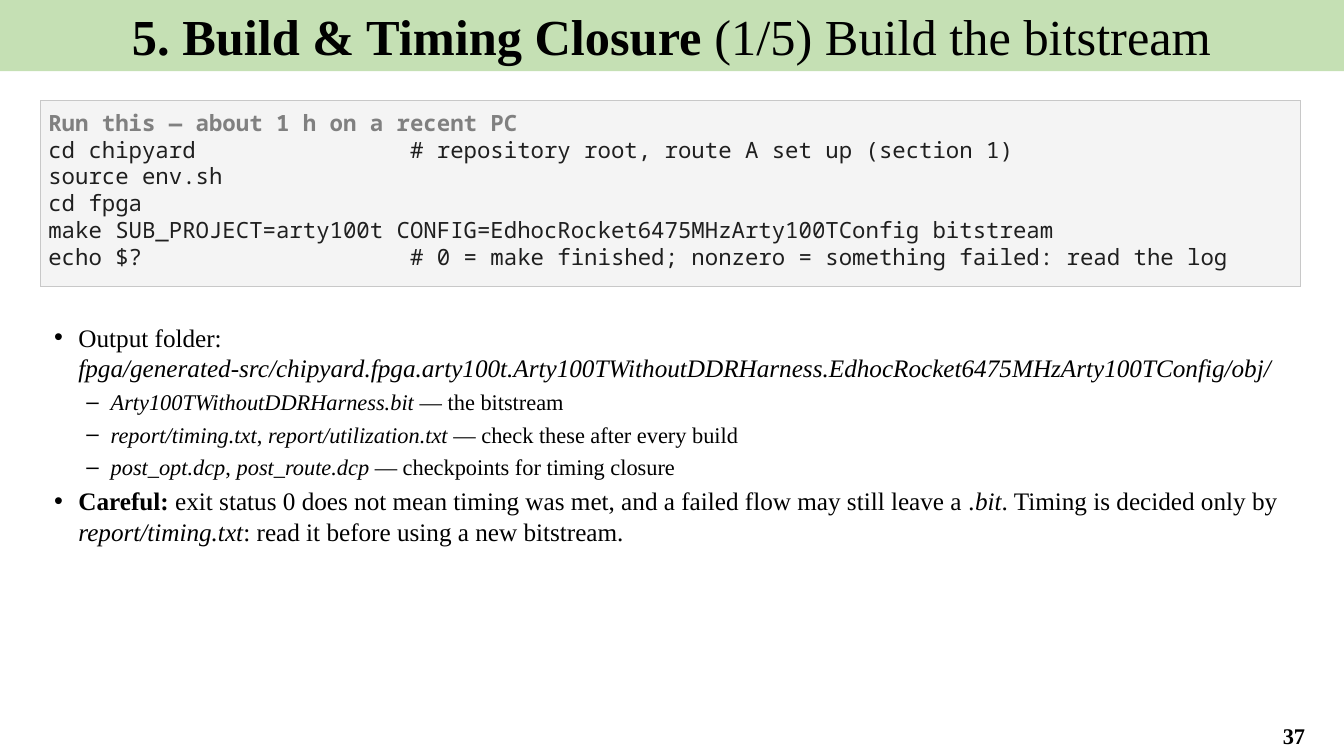
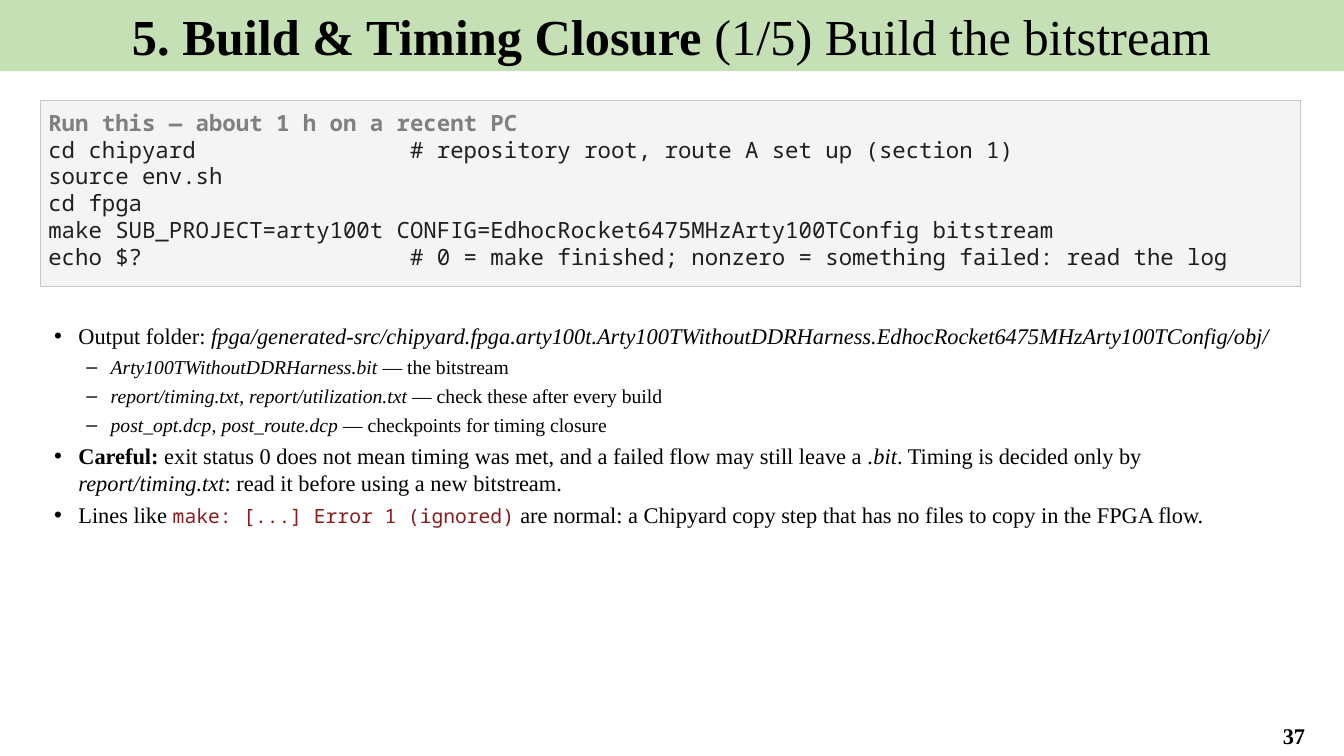
Before and after one commit to Khaiduy/chipyard-edhoc, a slide deck: slide 37 of fpga/sw/export/docs/slides/01_EDHOC_SoC_on_Arty_A7-100T.pptx. Drawn at 1344x756 pixels with LibreOffice and Linux fonts; fonts in the diff are those of the drawing. Boxes give left, top, right and bottom in pixels: in the first picture for what was removed or moved away, otherwise in the second. Text is boxed around its words. In the diff, an @@ line names an element or a change of style, - is before the commit and + after.

```diff
--- a/fpga/sw/export/docs/slides/01_EDHOC_SoC_on_Arty_A7-100T.pptx
+++ b/fpga/sw/export/docs/slides/01_EDHOC_SoC_on_Arty_A7-100T.pptx
@@ text at [78,328,1268,496]: size 18 to 16 pt in "Output folder: fpga/generated-src/chipyard.fpga.arty100t.Art ...", "Careful: exit status 0 does not mean ..."; size 16 to 14 pt in "Arty100TWithoutDDRHarness.bit — the bitstream", "report/timing.txt, report/utilization.txt — check these afte ...", "post_opt.dcp, post_route.dcp — checkpoints for timing closur ..." @@
@@ text at [78,507,1203,528]: paragraph added @@
+• Lines like make: [...] Error 1 (ignored) are normal: a Chipyard copy step that has no files to copy in the FPGA flow.
```
Also in this commit, not shown: 2 other files.
